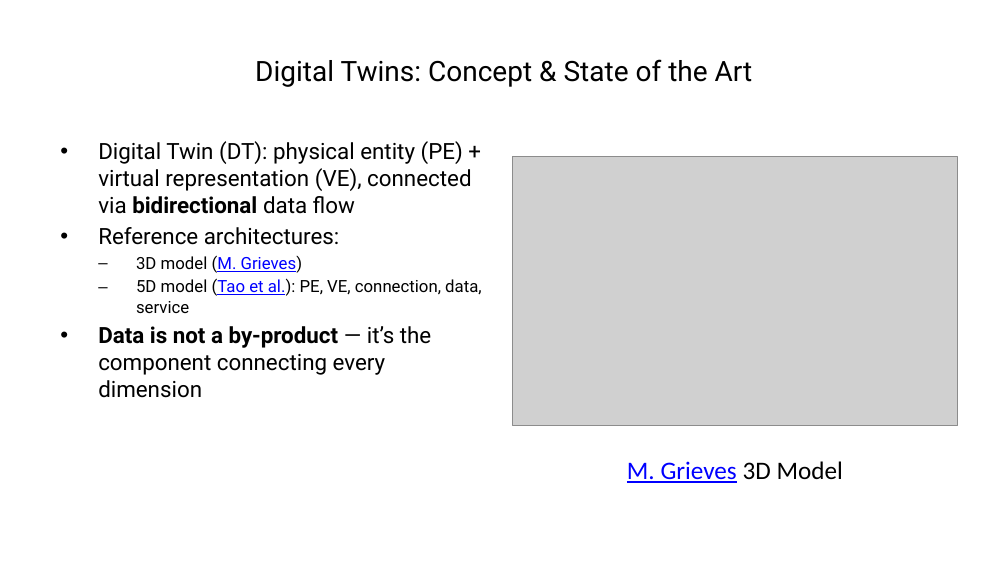
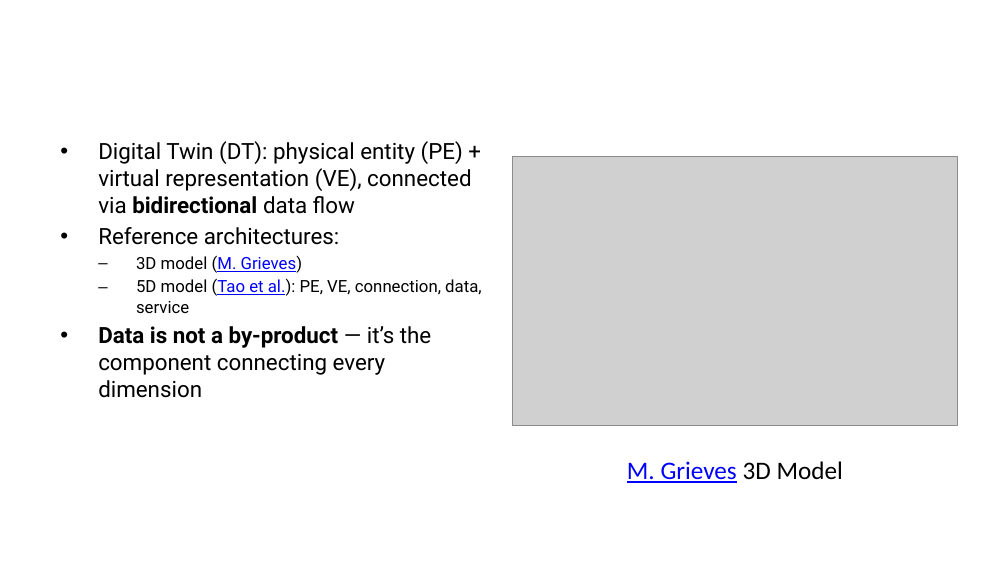
Before and after one commit to ManuelePasini/slides-markdown, a slide deck: slide 4 of 3rd_year_slides.pptx (slide 3 before the commit). Drawn at 1008x567 pixels with LibreOffice and Linux fonts; fonts in the diff are those of the drawing; grey boxes stand for pictures. Boxes give left, top, right and bottom in pixels: in the first picture for what was removed or moved away, otherwise in the second. Text is boxed around its words. In the diff, an @@ line names an element or a change of style, - is before the commit and + after.

```diff
--- a/3rd_year_slides.pptx
+++ b/3rd_year_slides.pptx
@@ title removed at [255, 59, 753, 87] @@
-Digital Twins: Concept & State of the Art
```
Also in this commit, not shown: 17 other slides changed, 5 slides added, 1 slide removed, 4 other files.
